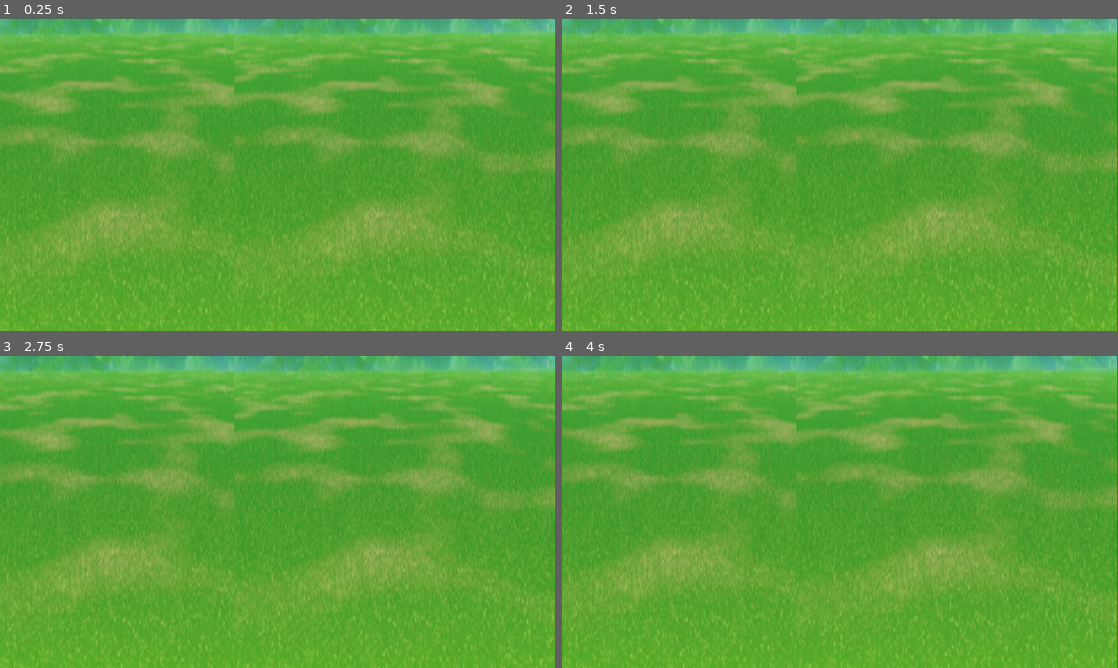
Above: before the commit, frames 1-4 (two rows, left to right).
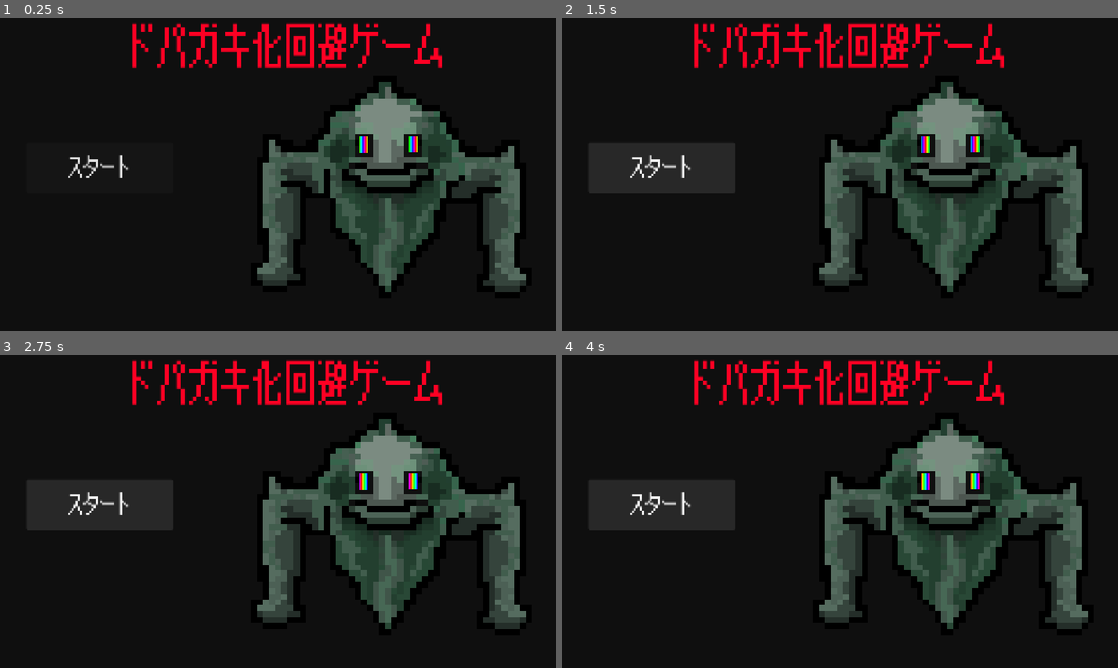
Above: after the commit, the same moments.

Repository: Buti-db/natuhoei
Game: Godot game, scene res://scenes/start.tscn
Same seed, same stepped clock (60 frames per second), same inputs: the game is played once before the commit and once after it. Before the commit the project starts from res://node_2d.tscn.
Inputs (mouse positions are in pixels of both pictures, inside the frame that each line leads up to):
- Up to frame 1 (0.25 s): no input
- Up to frame 2 (1.5 s): click (662, 168) at 0.5 s, where only the run after the commit has a clickable "スタート"; click (662, 168) at 1.25 s, where only the run after the commit has a clickable "スタート"
- Up to frame 3 (2.75 s): click (100, 505) at 2 s, where only the run after the commit has a clickable "スタート"
- Up to frame 4 (4 s): no input

The runs differ from the first frame. In frame 1, 100% of the frame differs, in the area x 0-100%, y 0-100%; in frame 2, 100%; in frame 3, 100%; in frame 4, 100%.

Commit message:
スタート画面

Diff:
--- /dev/null
+++ b/new_shader.gdshader
@@ -0,0 +1,13 @@
+shader_type canvas_item;
+
+vec3 hsv2rgb(vec3 c) {
+    vec4 K = vec4(1.0, 2.0/3.0, 1.0/3.0, 3.0);
+    vec3 p = abs(fract(c.xxx + K.xyz) * 6.0 - K.www);
+    return c.z * mix(K.xxx, clamp(p - K.xxx, 0.0, 1.0), c.y);
+}
+
+void fragment() {
+    float hue = fract(UV.x + TIME * 1.0); // 時間で動く
+    vec3 rgb = hsv2rgb(vec3(hue, 1.0, 1.0));
+    COLOR = vec4(rgb, 1.0);
+}
--- a/project.godot
+++ b/project.godot
@@ -11,7 +11,7 @@
 [application]
 
 config/name="夏ほえい"
-run/main_scene="uid://btjh8hbguphwd"
+run/main_scene="uid://cdfqpfr3hsfoc"
 config/features=PackedStringArray("4.7", "Mobile")
 config/icon="res://icon.svg"
 
@@ -26,5 +26,6 @@
 
 [rendering]
 
+textures/canvas_textures/default_texture_filter=0
 rendering_device/driver.windows="d3d12"
 renderer/rendering_method="mobile"
--- /dev/null
+++ b/scenes/color_rect.tscn
@@ -0,0 +1,15 @@
+[gd_scene format=3 uid="uid://d0s71wgg3j4np"]
+
+[ext_resource type="Shader" uid="uid://b1uva0mx7r8nd" path="res://new_shader.gdshader" id="1_qbjnn"]
+
+[sub_resource type="ShaderMaterial" id="ShaderMaterial_qbjnn"]
+shader = ExtResource("1_qbjnn")
+
+[node name="Dopa" type="ColorRect" unique_id=359252664]
+material = SubResource("ShaderMaterial_qbjnn")
+anchors_preset = -1
+anchor_right = 0.026
+offset_left = 186.0
+offset_top = 89.0
+offset_right = 277.048
+offset_bottom = 221.0
--- /dev/null
+++ b/scenes/node_2d.gd
@@ -0,0 +1,11 @@
+extends Node2D
+
+
+# Called when the node enters the scene tree for the first time.
+func _ready() -> void:
+	pass # Replace with function body.
+
+
+# Called every frame. 'delta' is the elapsed time since the previous frame.
+func _process(delta: float) -> void:
+	pass
--- a/node_2d.tscn
+++ b/scenes/node_2d.tscn
@@ -1,5 +1,6 @@
 [gd_scene format=4 uid="uid://btjh8hbguphwd"]
 
+[ext_resource type="Script" uid="uid://2j6f2b3jelkk" path="res://scenes/node_2d.gd" id="1_4dvvg"]
 [ext_resource type="Texture2D" uid="uid://co2l81xurmeqt" path="res://pipo-battlebg001.jpg" id="1_wtcfe"]
 
 [sub_resource type="TileSetAtlasSource" id="TileSetAtlasSource_0e48y"]
@@ -1213,6 +1214,7 @@
 visibility_layer = 513
 position = Vector2(535.00006, -300)
 scale = Vector2(1.0404458, 3.1419458)
+script = ExtResource("1_4dvvg")
 
 [node name="TileMapLayer" type="TileMapLayer" parent="." unique_id=253003763]
 tile_map_data = PackedByteArray("AADc/wYAAAAAAAcAAADc/wcAAAAAAAgAAADc/wgAAAAAAAkAAADc/wkAAAAAAAoAAADc/woAAAAAAAsAAADc/w …(15104 unchanged characters)…
--- /dev/null
+++ b/scenes/start.gdshader
@@ -0,0 +1,27 @@
+shader_type canvas_item;
+
+void vertex() {
+	// Called for every vertex the material is visible on.
+}
+
+// HSV → RGB 変換
+vec3 hsv2rgb(vec3 c) {
+    vec4 K = vec4(1.0, 2.0/3.0, 1.0/3.0, 3.0);
+    vec3 p = abs(fract(c.xxx + K.xyz) * 6.0 - K.www);
+    return c.z * mix(K.xxx, clamp(p - K.xxx, 0.0, 1.0), c.y);
+}
+
+void fragment() {
+    float hue = UV.x;          // 左→右で色相が変化
+    float sat = 1.0;           // 彩度
+    float val = 1.0;           // 明るさ
+
+    vec3 rgb = hsv2rgb(vec3(hue, sat, val));
+    COLOR = vec4(rgb, 1.0);
+}
+
+
+//void light() {
+//	// Called for every pixel for every light affecting the CanvasItem.
+//	// Uncomment to replace the default light processing function with this one.
+//}
--- /dev/null
+++ b/scenes/start.tscn
@@ -0,0 +1,65 @@
+[gd_scene format=3 uid="uid://cdfqpfr3hsfoc"]
+
+[ext_resource type="Texture2D" uid="uid://lmiex6xwm7qw" path="res://bakemono/デフォルト　ホラーver.png" id="1_jaeev"]
+[ext_resource type="FontFile" uid="uid://ccuh2hu2i4okv" path="res://fonts/k8x12_ttf_2021-05-05/k8x12L.ttf" id="2_u80x2"]
+[ext_resource type="PackedScene" uid="uid://d0s71wgg3j4np" path="res://scenes/color_rect.tscn" id="3_bodal"]
+
+[node name="Start" type="Control" unique_id=1574460336]
+layout_mode = 3
+anchors_preset = 15
+anchor_right = 1.0
+anchor_bottom = 1.0
+grow_horizontal = 2
+grow_vertical = 2
+
+[node name="ColorRect" type="ColorRect" parent="." unique_id=442422118]
+layout_mode = 0
+offset_right = 1152.0
+offset_bottom = 648.0
+color = Color(0.059125952, 0.059125945, 0.059125938, 1)
+
+[node name="デフォルトホラーver" type="Sprite2D" parent="." unique_id=582744667]
+position = Vector2(810.81256, 409.6875)
+scale = Vector2(12.6725, 12.092499)
+texture = ExtResource("1_jaeev")
+
+[node name="Label" type="Label" parent="." unique_id=1078707147]
+layout_mode = 1
+anchors_preset = 5
+anchor_left = 0.5
+anchor_right = 0.5
+offset_left = -294.0
+offset_right = 325.0
+offset_bottom = 123.0
+grow_horizontal = 2
+theme_override_colors/font_color = Color(1, 0, 0.13725491, 1)
+theme_override_fonts/font = ExtResource("2_u80x2")
+theme_override_font_sizes/font_size = 100
+text = "ドパガキ化回避ゲーム"
+horizontal_alignment = 1
+vertical_alignment = 1
+
+[node name="Button" type="Button" parent="." unique_id=2070973384]
+layout_mode = 1
+anchors_preset = -1
+offset_left = 55.0
+offset_top = 258.0
+offset_right = 359.0
+offset_bottom = 362.0
+theme_override_fonts/font = ExtResource("2_u80x2")
+theme_override_font_sizes/font_size = 50
+text = "スタート"
+
+[node name="Dopa" parent="." unique_id=359252664 instance=ExtResource("3_bodal")]
+layout_mode = 1
+offset_left = 744.0
+offset_top = 245.0
+offset_right = 733.048
+offset_bottom = 279.0
+
+[node name="Dopa2" parent="." unique_id=637050325 instance=ExtResource("3_bodal")]
+layout_mode = 1
+offset_left = 847.0
+offset_top = 245.0
+offset_right = 836.048
+offset_bottom = 278.0
Binary file added: bakemono/デフォルト.png
Not shown, added: bakemono/デフォルト.png.import
Binary file added: bakemono/デフォルト2.png
Not shown, added: bakemono/デフォルト2.png.import
Binary file added: bakemono/デフォルト ホラーver.png
Not shown, added: bakemono/デフォルト ホラーver.png.import
Binary file added: bakemono/敵.png
Not shown, added: bakemono/敵.png.import
Binary file added: fonts/k8x12_ttf_2021-05-05/k8x12.ttf
Not shown, added: fonts/k8x12_ttf_2021-05-05/k8x12.ttf.import
Not shown, added: fonts/k8x12_ttf_2021-05-05/k8x12.txt
Binary file added: fonts/k8x12_ttf_2021-05-05/k8x12L.ttf
(and 31 more such lines)
